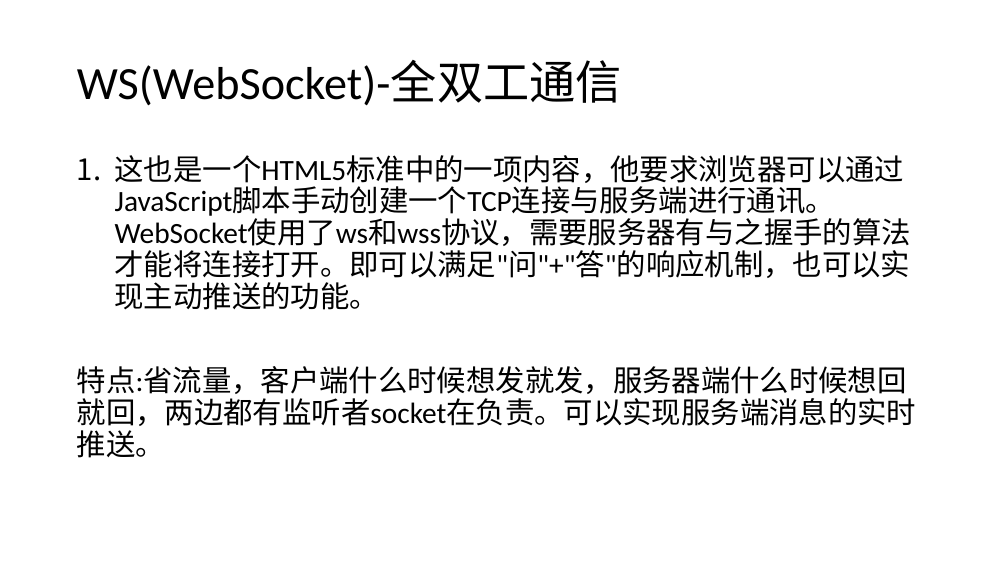
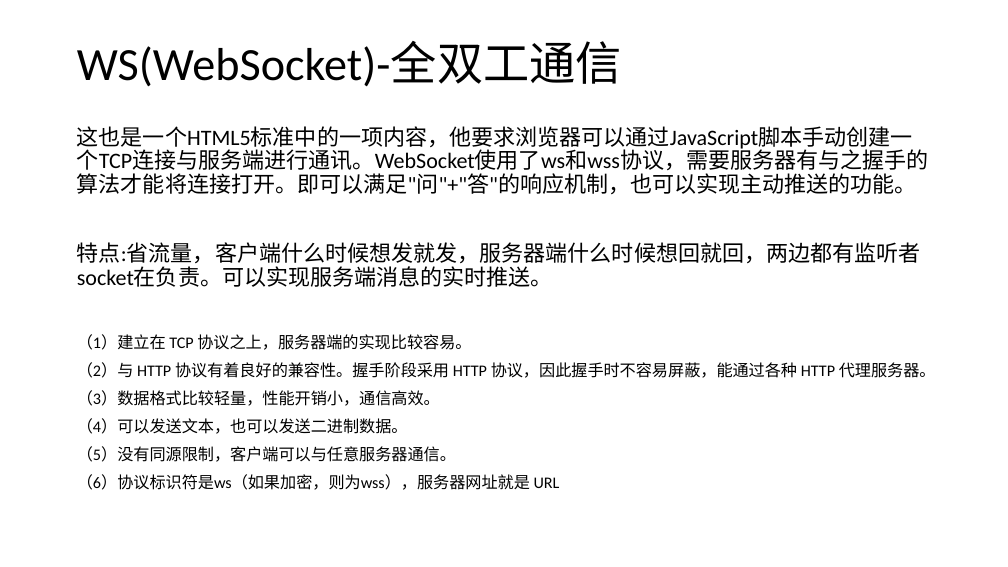
Before and after one commit to admiral20/socket.io, a slide deck: slide 4 of webSocket && socket.io.pptx (slide 3 before the commit). Drawn at 1008x567 pixels with LibreOffice and Linux fonts; fonts in the diff are those of the drawing. Boxes give left, top, right and bottom in pixels: in the first picture for what was removed or moved away, otherwise in the second. Text is boxed around its words. In the diff, an @@ line names an element or a change of style, - is before the commit and + after.

```diff
--- a/webSocket && socket.io.pptx
+++ b/webSocket && socket.io.pptx
@@ title "WS(WebSocket)-全双工通信": place and size @@
-title "WS(WebSocket)-全双工通信" at [77, 61, 622, 106]
+title "WS(WebSocket)-全双工通信" at [77, 41, 622, 87]
@@ text "这也是一个HTML5标准中的一项内容，他要求浏览器可以通过JavaScript脚本手动创建一个TCP连接与服务端进行通讯 ...": place and size @@
-text "这也是一个HTML5标准中的一项内容，他要求浏览器可以通过JavaScript脚本手动创建一个TCP连接与服务端进行通讯 ..." at [77, 155, 916, 458]
+text "这也是一个HTML5标准中的一项内容，他要求浏览器可以通过JavaScript脚本手动创建一个TCP连接与服务端进行通讯 ..." at [77, 126, 936, 490]
@@ text at [77, 126, 929, 287]: size 28 to 21 pt in "这也是一个HTML5标准中的一项内容，他要求浏览器可以通过JavaScript脚本手动创建一个TCP连接与服务端进行通讯 ...", "特点:省流量，客户端什么时候想发就发，服务器端什么时候想回就回，两边都有监听者socket在负责。可以实现服务端消息的实 ..."; bullet 1. to none @@
@@ text at [77, 334, 936, 490]: paragraphs added @@
+（1）建立在 TCP 协议之上，服务器端的实现比较容易。
+（2）与 HTTP 协议有着良好的兼容性。握手阶段采用 HTTP 协议，因此握手时不容易屏蔽，能通过各种 HTTP 代理服务器。
+（3）数据格式比较轻量，性能开销小，通信高效。
+（4）可以发送文本，也可以发送二进制数据。
+（5）没有同源限制，客户端可以与任意服务器通信。
+（6）协议标识符是ws（如果加密，则为wss），服务器网址就是 URL
```
Also in this commit, not shown: 2 other slides changed, 1 slide added.
